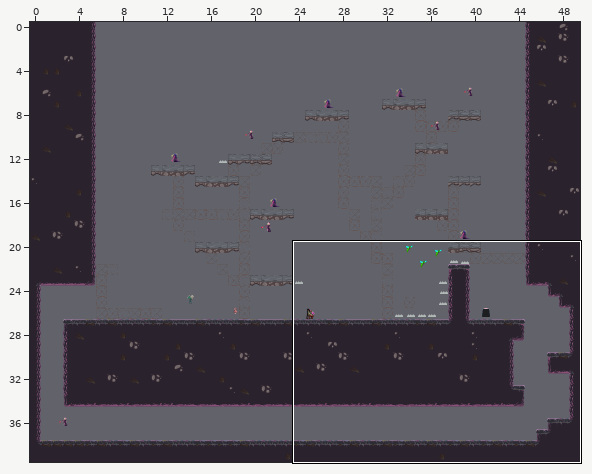
Tiled map (JSON) -- Eudaemon/assets/levels/level7.json. Above: a wide view before the commit, with the close-up outlined.
Close-up. The starting point:
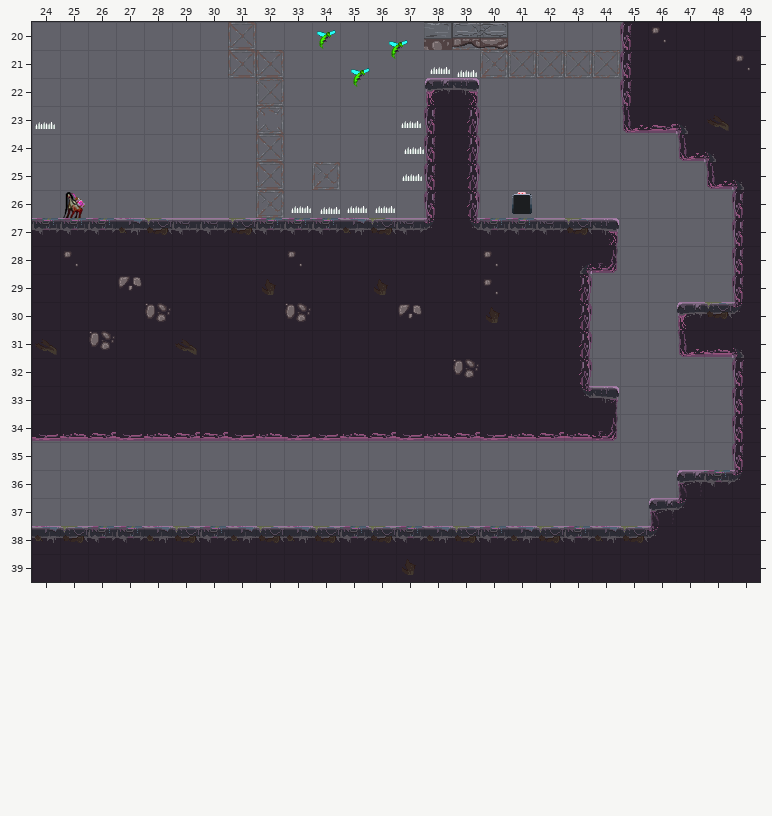
Cells are 32x32 px. Shown: x 24..49, y 20..39. The commit also changed other parts of the map, which this record leaves out.
After:
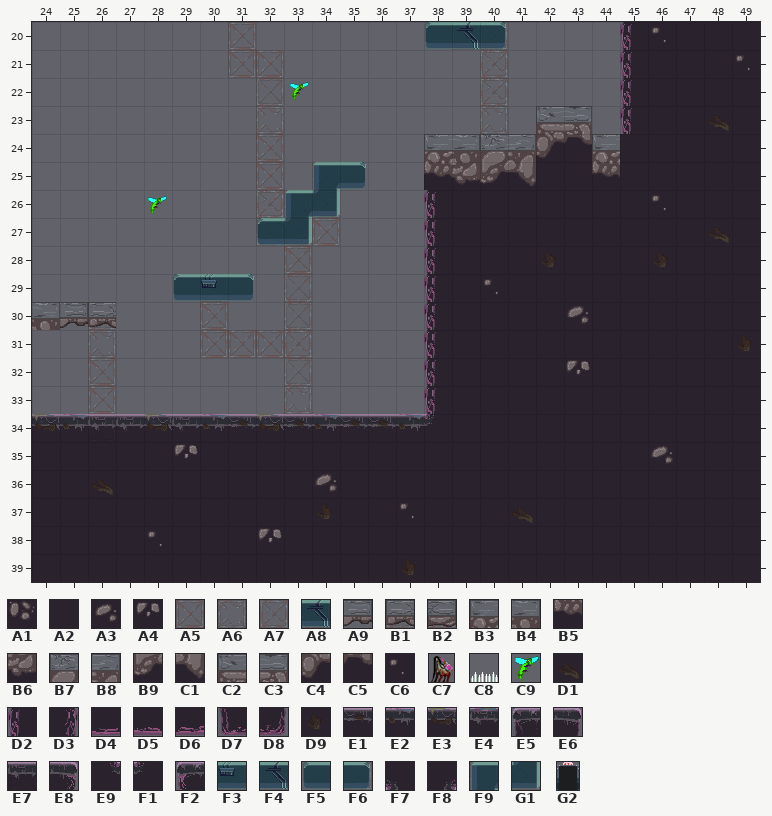
Key: from "Eudaemon Tilleset": A1 10 "DeepDirt1x1A", A2 11 "DeepDirt1x1B", A3 12 "DeepDirt1x1C", A4 16 "DirtDeepDirt1x1D", A5 19 "Scaffolding1x1A", A6 20 "Scaffolding1x1B", A7 21 "Scaffolding1x1C", A8 22 "Scaffolding1x1D", A9 26 "ConcreteNoBottom2x1_2A", B1 27 "ConcreteNoBottom2x1_1B", B2 28 "ConcreteNoBottom2x1_2B", B3 31 "ConcreteDirtBottom2x2_1A", B4 32 "ConcreteDirtBottom2x2_2A", B5 33 "ConcreteDirtBottom2x2_3A", B6 34 "ConcreteDirtBottom2x2_4A", B7 35 "ConcreteDirtBottom2x2_1B", B8 36 "ConcreteDirtBottom2x2_2B", B9 37 "ConcreteDirtBottom2x2_3B", C1 38 "ConcreteDirtBottom2x2_4B", C2 39 "ConcreteDirtBottom2x2_1C", C3 40 "ConcreteDirtBottom2x2_2C", C4 41 "ConcreteDirtBottom2x2_3C", C5 42 "ConcreteDirtBottom2x2_4C", C6 53 "DeepDirt1x1D", C7 84 "goombaTrackingGreater", C8 86 "spike", C9 88 "fly", D1 89 "CorruptedDirtC", D2 92 "CorruptedLeftA", D3 93 "CorruptedRightA", D4 99 "CorruptedBottomA", D5 100 "CorruptedBottomB", D6 101 "CorruptedBottomC", D7 102 "CorruptedBottomLeftA", D8 103 "CorruptedBottomRightA", D9 105 "CorruptedDirtB", E1 106 "CorruptedTopB", E2 107 "CorruptedTopC", E3 108 "CorruptedTopD", E4 109 "CorruptedTopE", E5 118 "CorruptedEndLeftA", E6 119 "CorruptedEndRightA", E7 122 "CorruptedTopA", E8 127 "CorruptedCornerTile", E9 128 "CorruptedInnerCorner", F1 129 "CorruptedLeftCornerInner", F2 130 "CorruptedLeftCorner", F3 138 "MetalPlatformE", F4 139 "MetalPlatformF", F5 140 "MetalPlatformLeftEnd", F6 141 "MetalPlatformRightEnd", F7 164 "CorruptedLeftCornerInner", F8 165 "CorruptedInnerCornerDown", F9 178 "MetalPlatformCornerVert", G1 196 "MetalPlatformCornerVert3", G2 336 "exit".
__ is an empty cell.
Objects are placed by their top-left corner, in cells (3,4 is the top-left corner of cell 3,4); size is 1x1 cell unless given.
Tiles replaced or removed in this view: A1, A2, A4, A7, A8, B1, B2, B4, C6, D1, D2, D3, D4, D5, D6, D7, D8, D9, E2, E3, E4, E5, E6, E7, E8, E9, F1, F2, F7, F8.
See-through tiles are keyed as they look on the map.
The edit:
Changed rows in their new state; .. is an unchanged cell.
Layer "TileLayerBG":
first column x 26:
21 .. .. .. .. .. .. .. .. .. .. .. .. .. .. .. __ __ __ __
22 .. .. .. .. .. .. .. .. .. .. .. .. .. .. A7 .. .. .. ..
23 .. .. .. .. .. .. .. .. .. .. .. .. .. .. A6 .. .. .. ..
25 .. .. .. .. .. .. .. .. A8 .. .. .. .. .. .. .. .. .. ..
26 .. .. .. .. .. .. .. A8 A5 .. .. .. .. .. .. .. .. .. ..
27 .. .. .. .. .. .. A8 A5 A5 .. .. .. .. .. .. .. .. .. ..
28 .. .. .. .. .. .. .. A5 .. .. .. .. .. .. .. .. .. .. ..
29 .. .. .. .. A8 .. .. A8 .. .. .. .. .. .. .. .. .. .. ..
30 A8 .. .. .. A5 .. .. A8 .. .. .. .. .. .. .. .. .. .. ..
31 A6 .. .. .. A5 A5 A5 A7 .. .. .. .. .. .. .. .. .. .. ..
32 A5 .. .. .. .. .. .. A8 .. .. .. .. .. .. .. .. .. .. ..
33 A5 .. .. .. .. .. .. A6 .. .. .. .. .. .. .. .. .. .. ..
34 A6 .. .. .. .. .. .. .. .. .. .. .. .. .. .. .. .. .. ..
Layer "TileLayerFG":
first column x 24:
20 .. .. .. .. .. .. .. .. .. .. .. .. .. .. F5 F4 F6 .. .. .. .. .. .. .. .. ..
22 .. .. .. .. .. .. .. .. .. .. .. .. .. .. __ __ .. .. .. .. .. .. .. .. .. ..
23 .. .. .. .. .. .. .. .. .. .. .. .. .. .. __ __ .. .. C2 C3 .. D2 A2 A2 .. ..
24 .. .. .. .. .. .. .. .. .. .. .. .. .. .. B3 B4 B7 B8 C4 C5 B3 A2 A2 A2 A2 ..
25 .. .. .. .. .. .. .. .. .. .. F9 F6 .. .. B5 B6 B9 C1 A2 A2 B5 A2 A2 A2 A2 A2
26 .. .. .. .. .. .. .. .. .. F9 G1 .. .. .. .. A2 A2 A2 A2 A2 A2 A2 C6 A2 A2 A2
27 __ __ __ __ __ __ __ __ F5 G1 __ __ __ __ D2 A2 A2 A2 A2 A2 A2 A2 A2 A2 D1 A2
28 __ __ __ __ __ __ __ __ __ __ __ __ __ __ D2 .. A2 .. D9 A2 A2 A2 D9 A2 A2 A2
29 __ __ __ __ __ F5 F3 F6 __ __ __ __ __ __ D2 .. .. .. .. A2 A2 A2 A2 A2 A2 A2
30 B4 A9 B1 __ __ __ __ __ __ __ __ __ __ __ D2 .. A2 .. .. A3 A2 A2 A2 A2 A2 A2
31 __ __ __ __ __ __ __ __ __ __ __ __ __ __ D2 .. .. .. .. A2 A2 A2 A2 A2 A2 D9
32 __ __ __ __ __ __ __ __ __ __ __ __ __ __ D2 A2 .. .. .. A4 A2 A2 A2 A2 A2 A2
33 __ __ __ __ __ __ __ __ __ __ __ __ __ __ D2 .. .. .. .. A2 A2 A2 A2 A2 A2 A2
34 E3 E2 E7 E7 E3 E7 E2 E1 E3 E1 E2 E1 E1 E2 F1 A2 A2 A2 A2 A2 A2 A2 A2 A2 A2 A2
35 A2 A2 A2 A2 A2 A4 A2 A2 A2 A2 A2 A2 A2 A2 A2 A2 A2 A2 A2 A2 A2 A2 A3 A2 A2 A2
36 A2 A2 D1 A2 A2 A2 A2 A2 A2 A2 A3 A2 A2 A2 A2 A2 A2 A2 A2 A2 A2 A2 A2 A2 A2 A2
37 A2 A2 A2 A2 A2 A2 A2 A2 A2 A2 D9 A2 A2 C6 A2 A2 A2 D1 A2 A2 A2 A2 A2 A2 .. ..
38 A2 A2 A2 A2 C6 A2 A2 A2 A4 A2 A2 A2 A2 A2 A2 A2 A2 A2 A2 A2 A2 A2 A2 .. .. ..
Layer "ObjectLayer":
changed: C8 "Spike" at 38.2,21.2 size 0.7x0.7 -> outside this view
changed: C8 "Spike" at 24.1,23.1 size 0.7x0.7 -> outside this view
changed: C9 "Fly" at 34.1,20.3 size 0.8x0.7 -> C9 "Fly" at 33.2,22.1 size 0.8x0.7
changed: C9 "Fly" at 35.3,21.6 size 0.8x0.7 -> C9 "Fly" at 28.1,26.2 size 0.8x0.7
changed: C9 "Fly" at 36.7,20.6 size 0.8x0.7 -> outside this view
removed: C8 "Spike" at 39.2,21.3 size 0.7x0.7
removed: C8 "Spike" at 37.2,23.1 size 0.7x0.7
removed: C8 "Spike" at 37.3,24 size 0.7x0.7
removed: C8 "Spike" at 37.2,25 size 0.7x0.7
removed: C8 "Spike" at 33.2,26.1 size 0.7x0.7
removed: C8 "Spike" at 35.3,26.1 size 0.7x0.7
removed: C8 "Spike" at 36.2,26.1 size 0.7x0.7
removed: G2 "Exit" at 41.1,26.1 size 0.7x0.8
removed: C8 "Spike" at 34.3,26.2 size 0.7x0.7
removed: C7 "Fast" at 25,26 size 0.9x1
